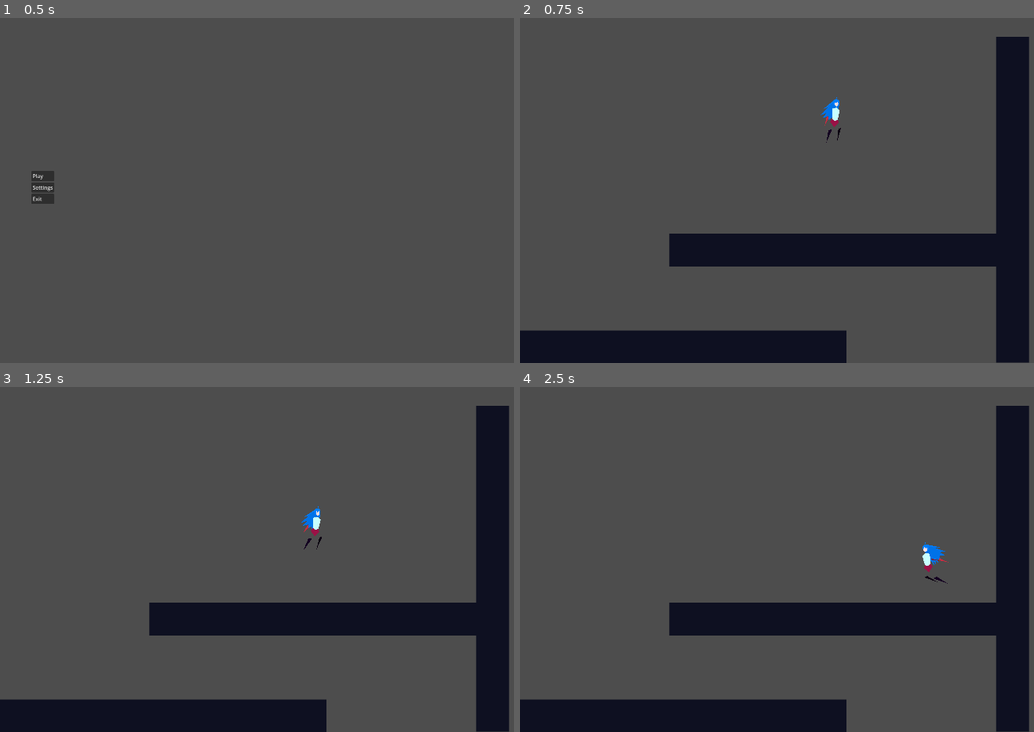
Above: before the commit, frames 1-4 (two rows, left to right).
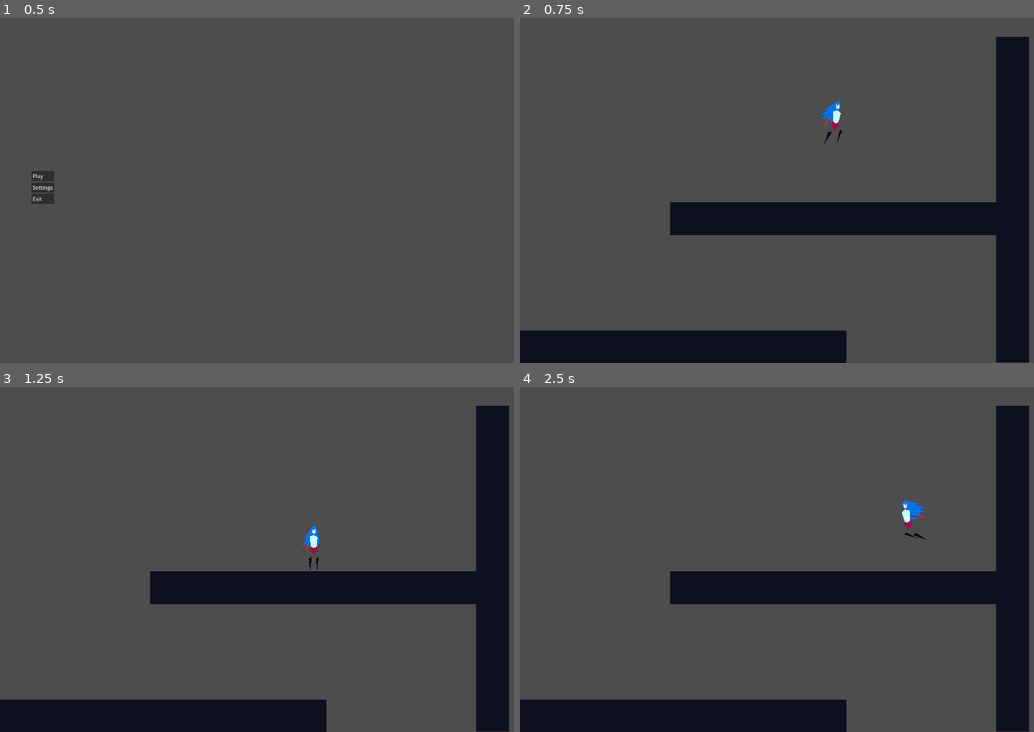
Above: after the commit, the same moments.

Repository: SnappyDragon64/Tower
Game: Godot game, scene res://game/core/main.tscn
Same seed, same stepped clock (60 frames per second), same inputs: the game is played once before the commit and once after it.
Inputs:
- Up to frame 1 (0.5 s): no input
- Up to frame 2 (0.75 s): click "Play" at 0.5 s
- Up to frame 3 (1.25 s): no input
- Up to frame 4 (2.5 s): hold Space (jump) 1.28-2.03 s; hold D (move_right) from 1.28 s (still down); tap Shift (dash) at 1.35, 2.3 s; tap Space (jump) at 2.1, 2.27 s

Frame 1 is identical in both runs. In frame 2, 12% of the frame differs, in the area x 29-93%, y 22-73%; in frame 3, 12%; in frame 4, 12%, in the area x 29-93%, y 32-73%.

Commit message:
Movement polish

Diff:
--- a/game/entity/player/dash_state.gd
+++ b/game/entity/player/dash_state.gd
@@ -1,4 +1,7 @@
 extends PlayerState
+
+
+var jump_queued := false
 
 
 func _enter(_message = {}) -> void:
@@ -10,13 +13,16 @@
 func _state_physics_process(_delta: float) -> void:
 	player.velocity.x += player.dash * player.direction
 
+	if Input.is_action_just_pressed("jump") and $DashTimer.get_time_left() < 0.1:
+		jump_queued = true
+
 
 func _dash_timeout() -> void:
 	if player.is_on_floor():
 		if is_zero_approx(Input.get_axis("move_left", "move_right")):
-			transition_requested.emit("idle")
+			transition_requested.emit("idle", {"jump_queued": jump_queued})
 		else:
-			transition_requested.emit("run")
+			transition_requested.emit("run", {"jump_queued": jump_queued})
 	else:
 		transition_requested.emit("fall")
 
@@ -26,6 +32,7 @@
 
 
 func _exit() -> void:
+	jump_queued = false
 	player.velocity.x = 0.0
 	player.dash_cooldown = true
 	$CooldownTimer.start()
--- a/game/entity/player/fall_state.gd
+++ b/game/entity/player/fall_state.gd
@@ -17,14 +17,16 @@
 
 
 func _state_physics_process(delta: float) -> void:
-	var run_input = Input.get_axis("move_left", "move_right")
+	var run_input = sign(Input.get_axis("move_left", "move_right"))
 
 	player.velocity -= player.gravity * player.get_up_direction() * delta
 	player.velocity.x = run_input * player.speed
-	player.direction = sign(player.velocity.x) if not is_zero_approx(player.velocity.x) else player.direction
+	player.set_direction(sign(player.velocity.x) if not is_zero_approx(player.velocity.x) else player.direction)
 	player.model.apply_direction(player.direction)
 
-	if Input.is_action_just_pressed("jump"):
+	if jump_queued and player.can_jump():
+		transition_requested.emit("jump", {"wall": wall})
+	elif Input.is_action_just_pressed("jump"):
 		if coyote or player.can_jump():
 			player.jump_count -= 1 if coyote else 0 # Current fall state effectively did not happen, so replenish a jump
 			transition_requested.emit("jump", {"wall": wall})
@@ -39,7 +41,7 @@
 			transition_requested.emit("idle", {"jump_queued": jump_queued})
 		else:
 			transition_requested.emit("run", {"jump_queued": jump_queued})
-	elif player.is_on_wall():
+	elif player.on_wall() and sign(run_input) == player.get_wall_direction():
 		transition_requested.emit("slide", {"jump_queued": jump_queued})
 
 
--- a/game/entity/player/jump_state.gd
+++ b/game/entity/player/jump_state.gd
@@ -18,12 +18,12 @@
 
 
 func _state_physics_process(delta: float) -> void:
-	var run_input = Input.get_axis("move_left", "move_right")
+	var run_input = sign(Input.get_axis("move_left", "move_right"))
 	player.velocity -= player.gravity * player.get_up_direction() * delta
 
 	if !wall or post_wall_jump_move and not is_zero_approx(run_input):
 		player.velocity.x = run_input * player.speed
-	player.direction = sign(player.velocity.x) if not is_zero_approx(player.velocity.x) else player.direction
+	player.set_direction(sign(player.velocity.x) if not is_zero_approx(player.velocity.x) else player.direction)
 	player.model.apply_direction(player.direction)
 
 	if player.velocity.y >= 0.0 or Input.is_action_just_released("jump"):
--- a/game/entity/player/player.gd
+++ b/game/entity/player/player.gd
@@ -2,15 +2,19 @@
 extends CharacterBody2D
 
 
-@export var gravity := 600.0
-@export var speed := 300.0
-@export var dash := 200.0
-@export var jump := -600.0
+@export var gravity := 1200.0
+@export var speed := 360.0
+@export var dash := 250.0
+@export var jump := -960.0
 @export var max_jumps := 1
 @export var max_dashes := 1
-@export var slide := 200
+@export var slide := 160
 
 @onready var model: Model = $PlayerModel
+@onready var hand_raycast_r: RayCast2D = $Raycasts/HandRaycastR
+@onready var foot_raycast_r: RayCast2D = $Raycasts/FootRaycastR
+@onready var hand_raycast_l: RayCast2D = $Raycasts/HandRaycastL
+@onready var foot_raycast_l: RayCast2D = $Raycasts/FootRaycastL
 
 var direction := 1
 var jump_count = 0
@@ -29,3 +33,16 @@
 
 func can_dash() -> bool:
 	return not dash_cooldown and dash_count < max_dashes
+
+
+func set_direction(dir: int) -> void:
+	direction = dir
+	model.apply_direction(dir)
+
+
+func on_wall() -> bool:
+	return hand_raycast_r.is_colliding() and foot_raycast_r.is_colliding() or hand_raycast_l.is_colliding() and foot_raycast_l.is_colliding()
+
+
+func get_wall_direction() -> int:
+	return 1 if hand_raycast_r.is_colliding() and foot_raycast_r.is_colliding() else -1 if hand_raycast_l.is_colliding() and foot_raycast_l.is_colliding() else 0
--- a/game/entity/player/player.tscn
+++ b/game/entity/player/player.tscn
@@ -15,6 +15,7 @@
 height = 136.0
 
 [node name="Player" type="CharacterBody2D"]
+collision_mask = 3
 script = ExtResource("1_u23no")
 
 [node name="PlayerModel" parent="." instance=ExtResource("7_k4am0")]
@@ -76,6 +77,32 @@
 script = ExtResource("9_g5ry0")
 state_id = "slide"
 
+[node name="Raycasts" type="Node2D" parent="."]
+
+[node name="HandRaycastR" type="RayCast2D" parent="Raycasts"]
+position = Vector2(20, -145)
+target_position = Vector2(0.1, 0)
+collision_mask = 2
+hit_from_inside = true
+
+[node name="FootRaycastR" type="RayCast2D" parent="Raycasts"]
+position = Vector2(20, -2)
+target_position = Vector2(0.1, 0)
+collision_mask = 2
+hit_from_inside = true
+
+[node name="HandRaycastL" type="RayCast2D" parent="Raycasts"]
+position = Vector2(-20, -145)
+target_position = Vector2(-0.1, 0)
+collision_mask = 2
+hit_from_inside = true
+
+[node name="FootRaycastL" type="RayCast2D" parent="Raycasts"]
+position = Vector2(-20, -2)
+target_position = Vector2(-0.1, 0)
+collision_mask = 2
+hit_from_inside = true
+
 [connection signal="timeout" from="StateMachine/JumpState/PostWallJumpMoveTimer" to="StateMachine/JumpState" method="_post_wall_jump_move_timeout"]
 [connection signal="timeout" from="StateMachine/FallState/JumpQueueTimer" to="StateMachine/FallState" method="_jump_queue_timeout"]
 [connection signal="timeout" from="StateMachine/FallState/CoyoteTimer" to="StateMachine/FallState" method="_coyote_timeout"]
--- a/game/entity/player/player_model.tscn
+++ b/game/entity/player/player_model.tscn
@@ -667,7 +667,7 @@
 "times": PackedFloat32Array(0),
 "transitions": PackedFloat32Array(1),
 "update": 0,
-"values": [2.89027]
+"values": [3.03687]
 }
 tracks/2/type = "value"
 tracks/2/imported = false
@@ -703,7 +703,7 @@
 "times": PackedFloat32Array(0),
 "transitions": PackedFloat32Array(1),
 "update": 0,
-"values": [0.15708]
+"values": [0.10472]
 }
 tracks/5/type = "value"
 tracks/5/imported = false
@@ -751,7 +751,7 @@
 "times": PackedFloat32Array(0),
 "transitions": PackedFloat32Array(1),
 "update": 0,
-"values": [0.354302]
+"values": [0.3735]
 }
 tracks/9/type = "value"
 tracks/9/imported = false
@@ -819,7 +819,8 @@
 position = Vector2(0, -68)
 
 [node name="LowerBody" type="Polygon2D" parent="Parts"]
-position = Vector2(0, 4)
+position = Vector2(6, 6)
+rotation = 0.10472
 color = Color(0.603922, 0.0666667, 0.278431, 1)
 polygon = PackedVector2Array(0, 20, -8.32813, 11.6719, -12, 8, -7.5, -1.5, 6.25, -1.5, 10, 8)
 
@@ -829,6 +830,7 @@
 
 [node name="Head" type="Polygon2D" parent="Parts/LowerBody/UpperBody"]
 position = Vector2(0, -30)
+rotation = -0.0872665
 color = Color(1, 0.878431, 0.878431, 1)
 polygon = PackedVector2Array(0, -17, 5, -15, 4, -6, 0, -3, -4.8, -6, -6, -15)
 
@@ -853,23 +855,27 @@
 polygon = PackedVector2Array(-6.37318, -3.05141, -26, 30, -17, 23, -28, 48, -15, 36, -20, 52, -8, 43, -4, 52, 2, 43, 6, 54, 7, 44, 14, 51, 12, 41, 19, 51, 15, 35, 18, 36, 5.38626, -1.39873)
 
 [node name="ArmR" type="Polygon2D" parent="Parts/LowerBody/UpperBody"]
-position = Vector2(-18, -6)
+position = Vector2(-22, -32)
+rotation = 3.03687
 color = Color(0.8, 0.172549, 0.254902, 1)
 polygon = PackedVector2Array(-3, -1, 4, 25, 3, 1)
 
 [node name="ArmL" type="Polygon2D" parent="Parts/LowerBody/UpperBody"]
 z_index = -1
-position = Vector2(15, -5)
+position = Vector2(12, -4)
+rotation = 5.75959
 color = Color(0.52, 0.1144, 0.16848, 1)
 polygon = PackedVector2Array(2, -1, -3, 23, -2, 1)
 
 [node name="LegR" type="Polygon2D" parent="Parts"]
 position = Vector2(-8, 36)
+rotation = 0.3735
 color = Color(0.0823529, 0, 0.129412, 1)
 polygon = PackedVector2Array(4, -6, -4, 0, 3, 32)
 
 [node name="LegL" type="Polygon2D" parent="Parts"]
-position = Vector2(8, 36)
+position = Vector2(14, 38)
+rotation = 0.10472
 color = Color(0.049, 0.007, 0.07, 1)
 polygon = PackedVector2Array(3, -5, -3, 0, 2, 32)
 
@@ -877,5 +883,4 @@
 libraries = {
 "": SubResource("AnimationLibrary_10woe")
 }
-speed_scale = 0.2
-blend_times = [&"dash", &"dash", 0.1, &"dash", &"jump", 0.1, &"dash", &"run", 0.1, &"dash", &"slide", 0.1, &"dash", &"idle", 0.1, &"jump", &"dash", 0.1, &"jump", &"jump", 0.1, &"jump", &"run", 0.1, &"jump", &"slide", 0.1, &"jump", &"idle", 0.1, &"run", &"dash", 0.1, &"run", &"jump", 0.1, &"run", &"run", 0.1, &"run", &"slide", 0.1, &"run", &"idle", 0.1, &"slide", &"dash", 0.1, &"slide", &"jump", 0.1, &"slide", &"run", 0.1, &"slide", &"slide", 0.1, &"slide", &"idle", 0.1, &"idle", &"dash", 0.1, &"idle", &"jump", 0.1, &"idle", &"run", 0.1, &"idle", &"slide", 0.1, &"idle", &"idle", 0.1]
+blend_times = [&"slide", &"slide", 0.1, &"slide", &"idle", 0.1, &"slide", &"dash", 0.1, &"slide", &"jump", 0.1, &"slide", &"run", 0.1, &"idle", &"slide", 0.1, &"idle", &"idle", 0.1, &"idle", &"dash", 0.1, &"idle", &"jump", 0.1, &"idle", &"run", 0.1, &"dash", &"slide", 0.1, &"dash", &"idle", 0.1, &"dash", &"dash", 0.1, &"dash", &"jump", 0.1, &"dash", &"run", 0.1, &"jump", &"slide", 0.1, &"jump", &"idle", 0.1, &"jump", &"dash", 0.1, &"jump", &"jump", 0.1, &"jump", &"run", 0.1, &"run", &"slide", 0.1, &"run", &"idle", 0.1, &"run", &"dash", 0.1, &"run", &"jump", 0.1, &"run", &"run", 0.1]
--- a/game/entity/player/run_state.gd
+++ b/game/entity/player/run_state.gd
@@ -12,11 +12,10 @@
 
 
 func _state_physics_process(_delta: float) -> void:
-	var run_input = Input.get_axis("move_left", "move_right")
+	var run_input = sign(Input.get_axis("move_left", "move_right"))
 
 	player.velocity.x = run_input * player.speed
-	player.direction = sign(player.velocity.x) if not is_zero_approx(player.velocity.x) else player.direction
-	player.model.apply_direction(player.direction)
+	player.set_direction(sign(player.velocity.x) if not is_zero_approx(player.velocity.x) else player.direction)
 
 	if jump_queued and Input.is_action_pressed("jump"):
 		transition_requested.emit("jump")
--- a/game/entity/player/slide_state.gd
+++ b/game/entity/player/slide_state.gd
@@ -7,15 +7,14 @@
 func _enter(message = {}) -> void:
 	player.jump_count = 0
 	player.dash_count = 0
-	player.direction *= -1
-	player.model.apply_direction(player.direction)
+	player.set_direction(-player.get_wall_direction())
 	player.velocity.y = player.slide
 	player.model.play_animation("slide")
 	jump_queued = message.get("jump_queued", false)
 
 
 func _state_physics_process(_delta: float) -> void:
-	var run_input = Input.get_axis("move_left", "move_right")
+	var run_input = sign(Input.get_axis("move_left", "move_right"))
 	player.velocity.x = run_input * player.speed
 
 	if jump_queued and Input.is_action_pressed("jump") or player.can_jump() and Input.is_action_just_pressed("jump"):
--- a/game/level/debug.tscn
+++ b/game/level/debug.tscn
@@ -11,7 +11,8 @@
 position = Vector2(960, 400)
 
 [node name="StaticBody2D" type="StaticBody2D" parent="."]
-position = Vector2(958, 734)
+position = Vector2(960, 638)
+collision_layer = 2
 metadata/_edit_group_ = true
 
 [node name="CollisionShape2D" type="CollisionShape2D" parent="StaticBody2D"]
@@ -24,6 +25,7 @@
 [node name="StaticBody2D3" type="StaticBody2D" parent="."]
 position = Vector2(1508, 579)
 rotation = 1.5708
+collision_layer = 2
 metadata/_edit_group_ = true
 
 [node name="CollisionShape2D" type="CollisionShape2D" parent="StaticBody2D3"]
@@ -35,6 +37,7 @@
 
 [node name="StaticBody2D2" type="StaticBody2D" parent="."]
 position = Vector2(500, 1030)
+collision_layer = 2
 metadata/_edit_group_ = true
 
 [node name="CollisionShape2D" type="CollisionShape2D" parent="StaticBody2D2"]
--- a/project.godot
+++ b/project.godot
@@ -59,6 +59,11 @@
 ]
 }
 
+[layer_names]
+
+2d_physics/layer_1="player"
+2d_physics/layer_2="terrain"
+
 [rendering]
 
 anti_aliasing/quality/msaa_2d=3
